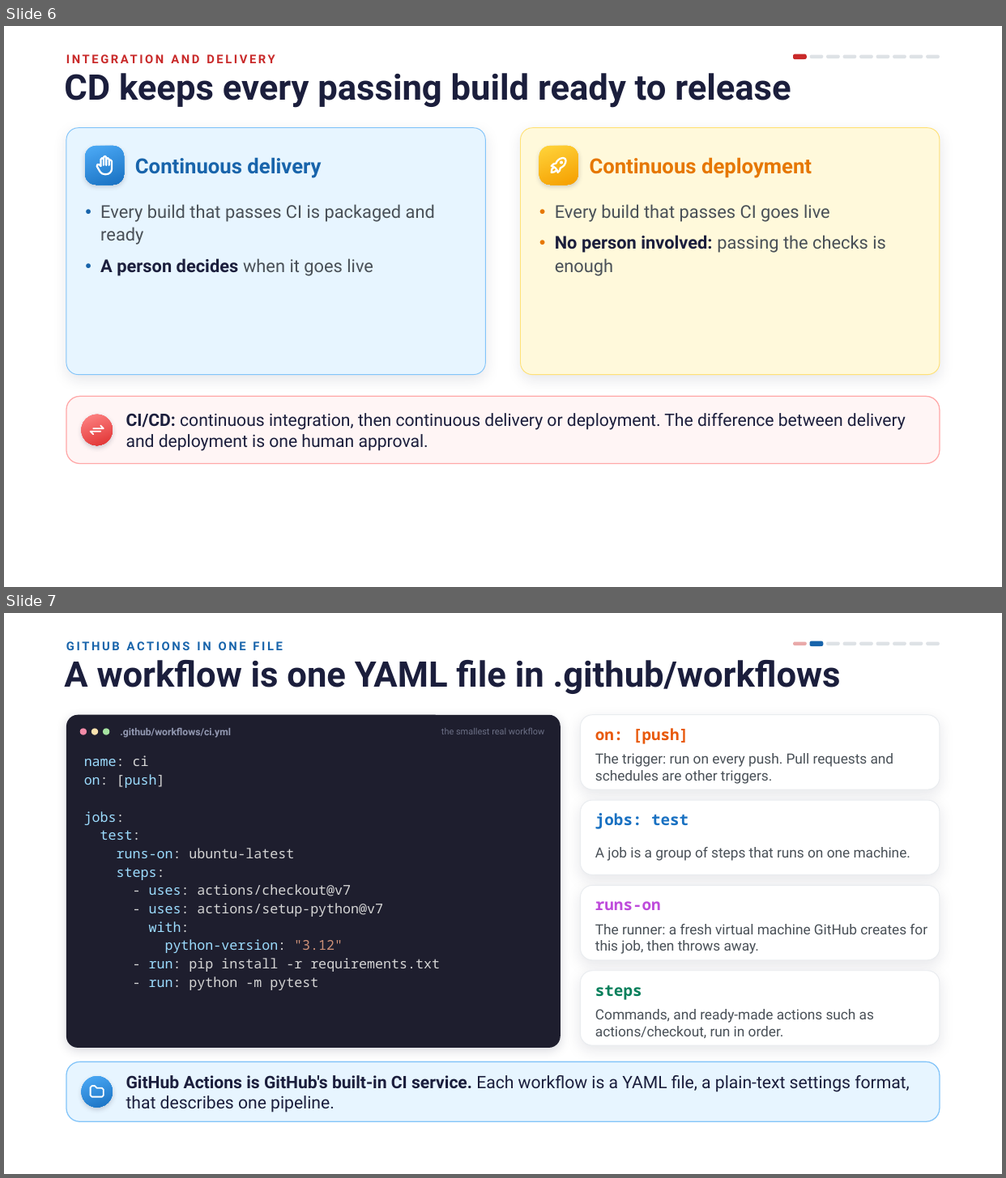
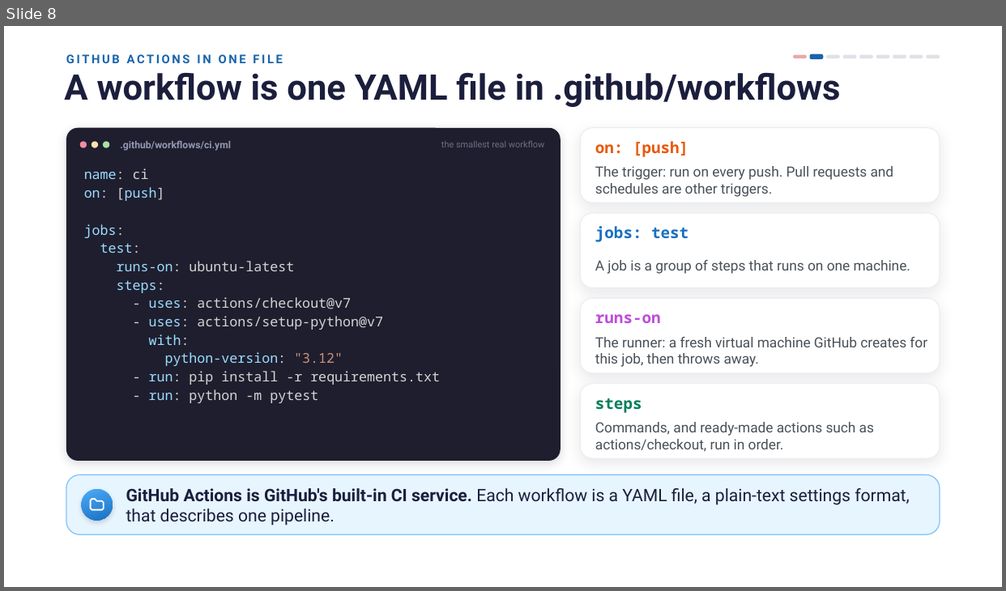
Before and after one commit to adamdurand49/Lab3, a slide deck: lectures-and-labs/week10/cicd-lecture.pptx. Shown one above the other, each under a label of ours: slides 6 and 7 before the commit, slide 8 after it. The pictures are 1006x1178 and 1006x591 pixels, drawn with LibreOffice and Linux fonts; fonts in the diff are those of the drawing; background and template pictures are left out. Boxes give left, top, right and bottom in pixels: in the first picture for what was removed or moved away, otherwise in the second. Text is boxed around its words. In the diff, an @@ line names an element or a change of style, - is before the commit and + after.

```diff
--- a/lectures-and-labs/week10/cicd-lecture.pptx
+++ b/lectures-and-labs/week10/cicd-lecture.pptx
@@ slide 6 removed at (4,26,1002,587), background picture (left out) @@
@@ title removed at (64,73,791,108) @@
-CD keeps every passing build ready to release
@@ text removed at (66,50,742,68) @@
-INTEGRATION AND DELIVERY
@@ rounded rectangle removed at (793,54,807,60) @@
@@ rounded rectangle removed at (809,55,823,59) @@
@@ rounded rectangle removed at (827,55,840,59) @@
@@ rounded rectangle removed at (843,55,857,59) @@
@@ rounded rectangle removed at (859,55,873,59) @@
@@ rounded rectangle removed at (876,55,889,59) @@
@@ rounded rectangle removed at (893,55,906,59) @@
@@ rounded rectangle removed at (910,55,923,59) @@
@@ rounded rectangle removed at (927,55,940,59) @@
@@ rounded rectangle removed at (66,128,485,375) @@
@@ rounded rectangle removed at (85,146,124,185) @@
@@ rounded rectangle removed at (521,128,940,375) @@
@@ rounded rectangle removed at (539,146,578,185) @@
@@ freeform shape removed at (94,155,116,177) @@
@@ text removed at (135,157,321,178) @@
-Continuous delivery
@@ freeform shape removed at (548,155,569,177) @@
@@ text removed at (590,157,812,178) @@
-Continuous deployment
@@ text removed at (100,204,435,276) @@
-● Every build that passes CI is packaged and ready
-● A person decides when it goes live
@@ text removed at (555,204,886,276) @@
-● Every build that passes CI goes live
-● No person involved: passing the checks is enough
@@ rounded rectangle removed at (66,396,940,464) @@
@@ text removed at (126,413,906,451) @@
-CI/CD: continuous integration, then continuous delivery or deployment. The difference between delivery and deployment is one human approval.
@@ ellipse removed at (81,415,113,446) @@
@@ freeform shape removed at (88,421,105,438) @@
@@ what was slide 7 is now slide 8 @@
```
Also in this commit, not shown: 9 slides changed, 7 slides added, 2 other slides removed, 6 other files.
